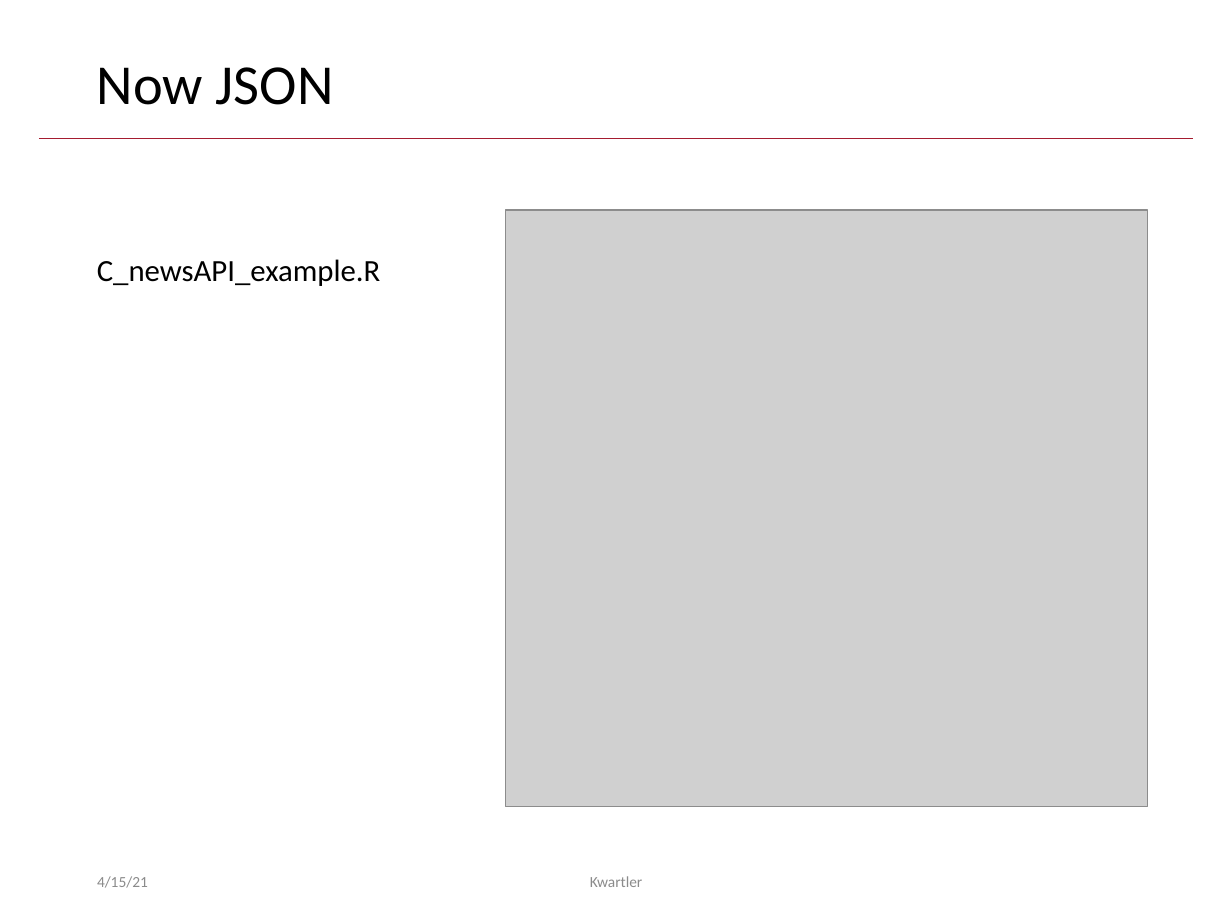
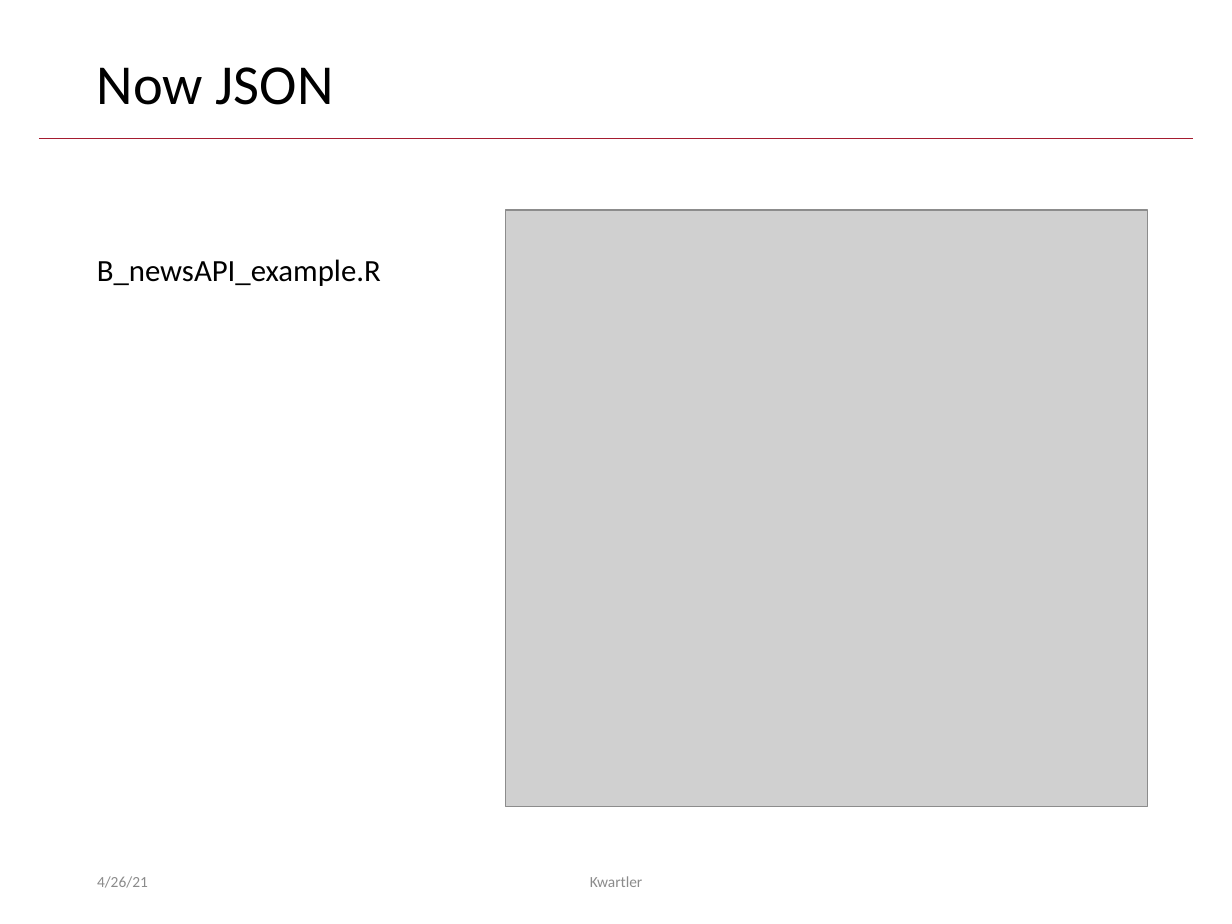
Before and after one commit to kwartler/Harvard_DataMining_Business_Student, a slide deck: slide 16 of Lessons/L_APIs_webscraping_dashboarding/APIs.pptx. Drawn at 1232x924 pixels with LibreOffice and Linux fonts; fonts in the diff are those of the drawing; grey boxes stand for pictures; background and template pictures are left out. Boxes give left, top, right and bottom in pixels: in the first picture for what was removed or moved away, otherwise in the second. Text is boxed around its words. In the diff, an @@ line names an element or a change of style, - is before the commit and + after.

```diff
--- a/Lessons/L_APIs_webscraping_dashboarding/APIs.pptx
+++ b/Lessons/L_APIs_webscraping_dashboarding/APIs.pptx
@@ text at (97, 259, 381, 286): text changed @@
-C_newsAPI_example.R
+B_newsAPI_example.R
@@ text at (97, 876, 148, 888): text changed @@
-4/15/21
+4/26/21
```
Also in this commit, not shown: 17 other slides changed, 2 other files.
